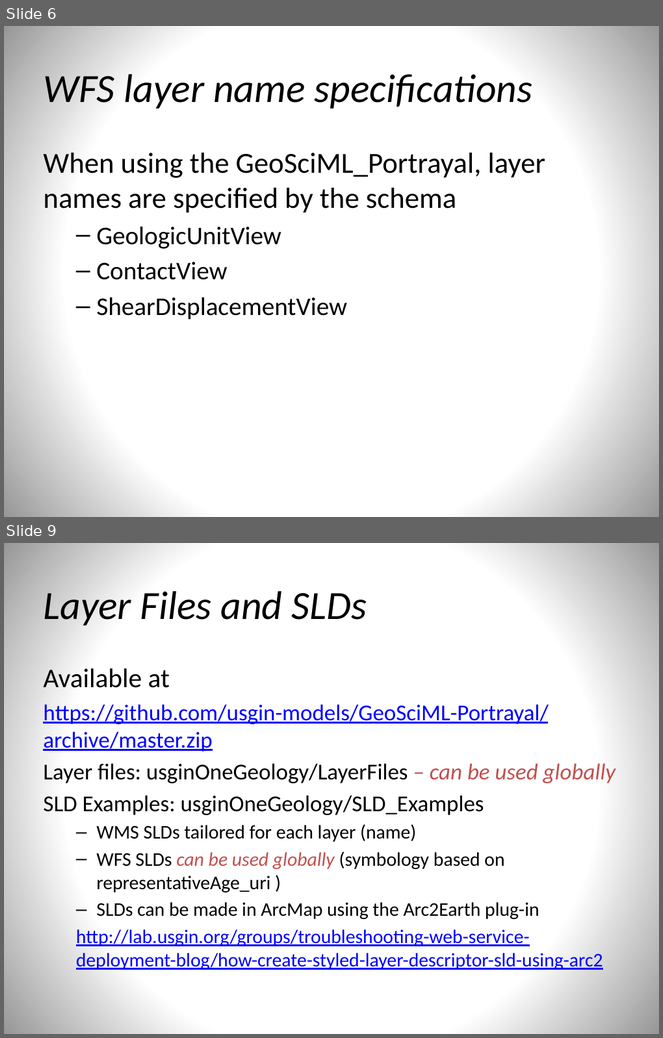
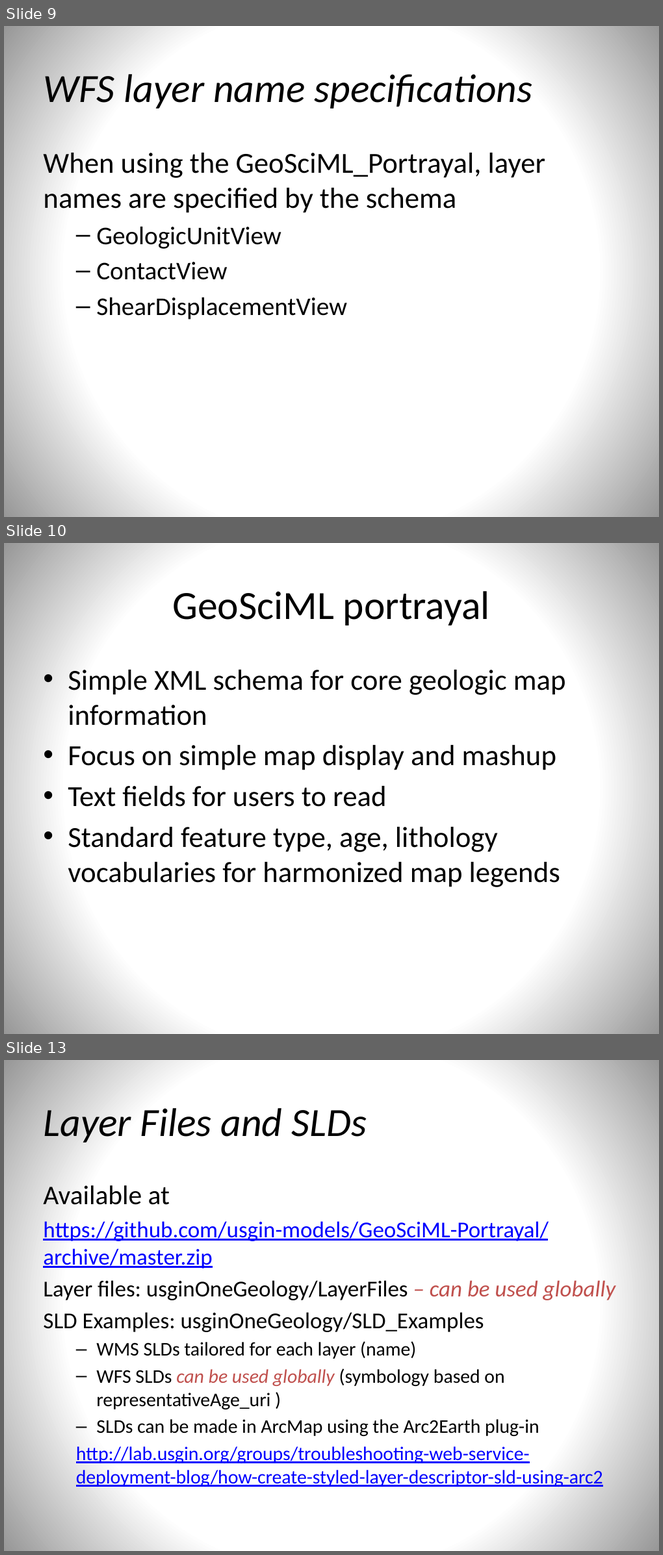
Before and after one commit to usgin/Workshops, a slide deck: OneGeologyWebinar/OneGeology.pptx. Shown one above the other, each under a label of ours: slides 6 and 9 before the commit, slides 9, 10 and 13 after it; the slides between them are not shown. The pictures are 663x1038 and 663x1555 pixels, drawn with LibreOffice and Linux fonts; fonts in the diff are those of the drawing. Boxes give left, top, right and bottom in pixels: in the first picture for what was removed or moved away, otherwise in the second. Text is boxed around its words. In the diff, an @@ line names an element or a change of style, - is before the commit and + after.

Commit message:
work on presentation for workshop
Add more info about OneGeology and GeoSciML portrayal

```diff
--- a/OneGeologyWebinar/OneGeology.pptx
+++ b/OneGeologyWebinar/OneGeology.pptx
@@ slide 10 added at [4, 543, 659, 1034], background gradient #FFFFFF to #979797 @@
@@ title added at [172, 591, 490, 626], 44 pt, text #000000 @@
+GeoSciML portrayal
@@ text added at [68, 670, 566, 887], 32 pt, text #000000 @@
+• Simple XML schema for core geologic map information
+• Focus on simple map display and mashup
+• Text fields for users to read
+• Standard feature type, age, lithology vocabularies for harmonized map legends
@@ what was slide 6 is now slide 9 @@
@@ what was slide 9 is now slide 13 @@
```
Also in this commit, not shown: 6 slides changed, 3 other slides added.
